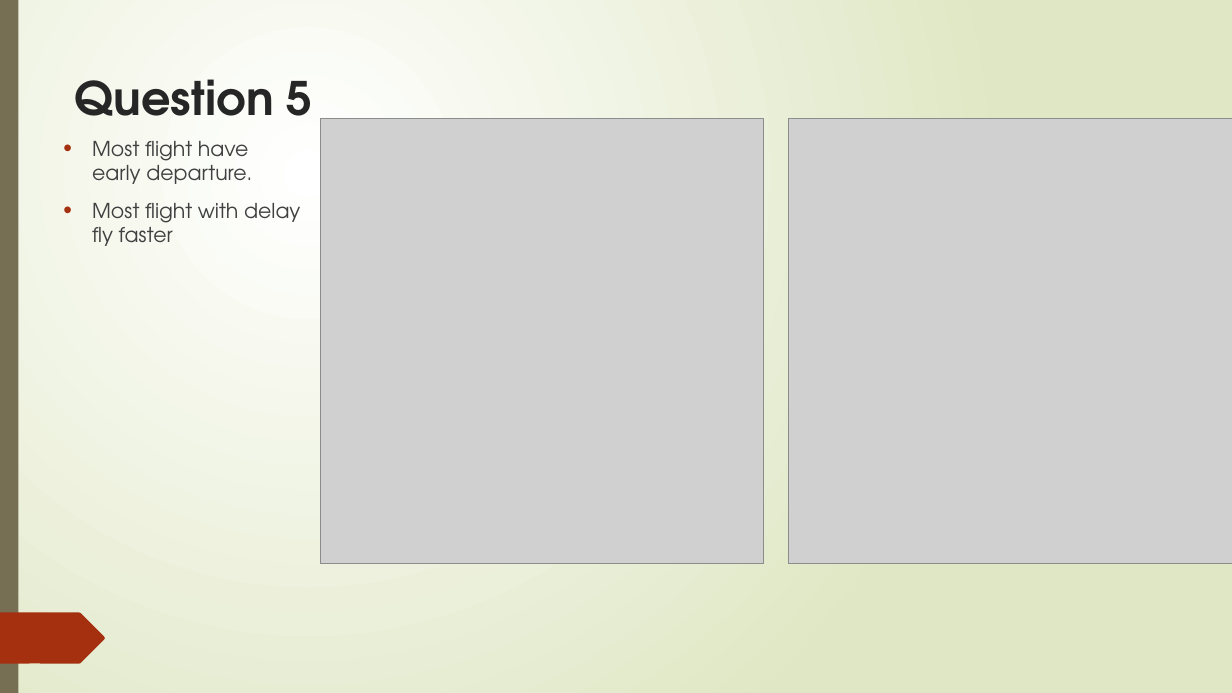
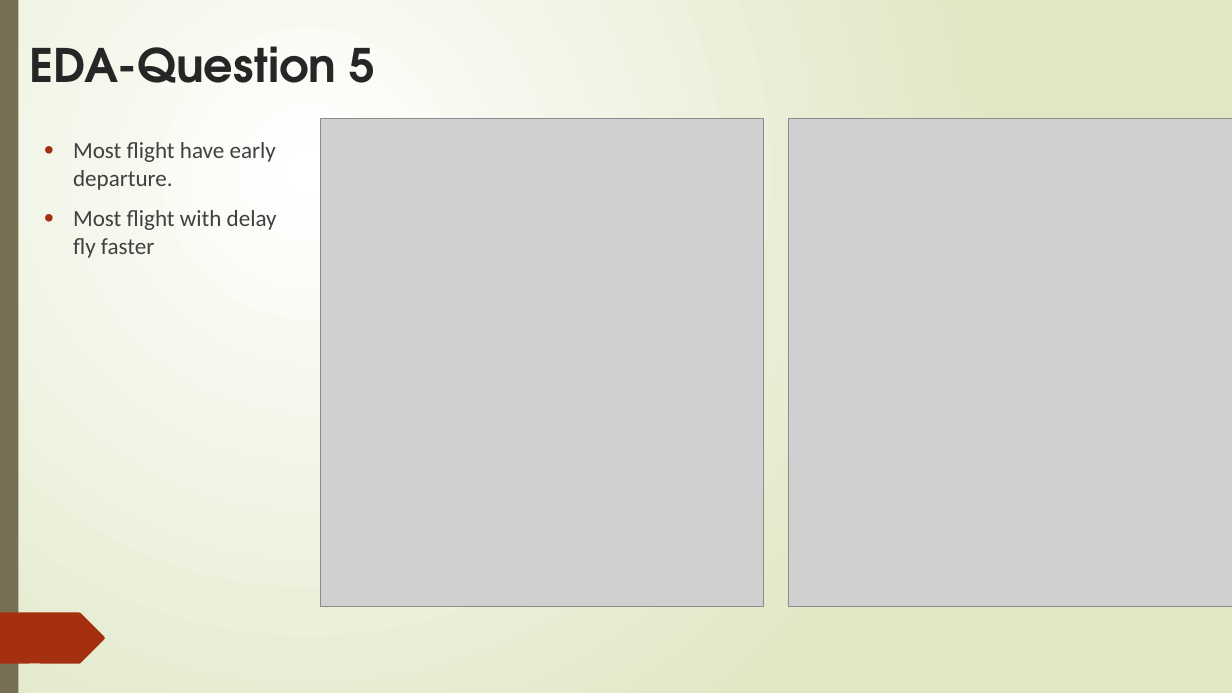
Before and after one commit to rwadisaputro/lhl_midterm_project, a slide deck: slide 5 of Project1-5.pptx. Drawn at 1232x693 pixels with LibreOffice and Linux fonts; fonts in the diff are those of the drawing; grey boxes stand for pictures. Boxes give left, top, right and bottom in pixels: in the first picture for what was removed or moved away, otherwise in the second. Text is boxed around its words. In the diff, an @@ line names an element or a change of style, - is before the commit and + after.

```diff
--- a/Project1-5.pptx
+++ b/Project1-5.pptx
@@ text at <box>30,46,375,83</box>: text changed @@
-Question 5
+EDA-Question 5
@@ picture: place and size @@
-picture at <box>321,118,763,564</box>
+picture at <box>321,118,763,606</box>
@@ picture: place and size @@
-picture at <box>788,118,1232,564</box>
+picture at <box>788,118,1232,606</box>
@@ text "Most flight have early departure.": place and size @@
-text "Most flight have early departure." at <box>92,141,300,246</box>
+text "Most flight have early departure." at <box>73,142,277,258</box>
@@ text "Most flight have early departure." at <box>73,142,277,258</box>: size 16 to 18 pt, font TeX Gyre Adventor to Calibri @@
```
Also in this commit, not shown: 7 other slides changed.
